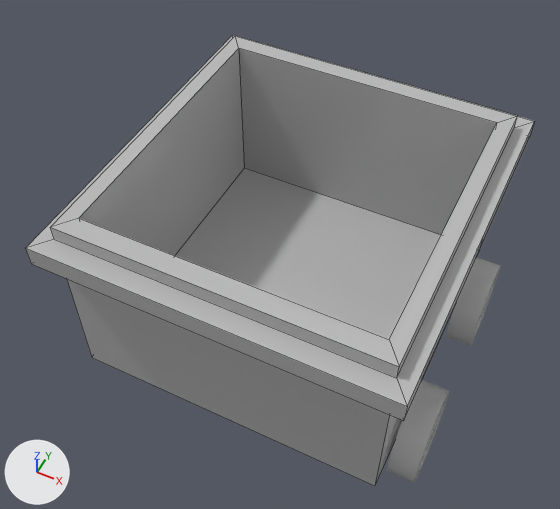
The FBX model GraphicResource/Tank/Cart Animation/968_Cart_Move.fbx: old version first, new version second.
Both versions are drawn from a camera (50 mm lens) standing at (341.0, -746.0, 1116.0) and looking at (-13.0, -39.0, 232.0). Arrows for +X, +Y and +Z are at lower left; the lights stay in place. Mesh edges are drawn as thin lines on the coarser meshes.

Script lines for the objects in view, before the commit:
```python
me_mesh = bpy.data.meshes.new('Mesh')
me_mesh.from_pydata(...)  # 32 vertices, 30 faces; spans x -266.0..266.0, y -281.0..281.0, z 83.0..383.0
me_mesh.materials.append(mat_23___default)  # grey #bcbcbc
me_mesh_001 = bpy.data.meshes.new('Mesh.001')
me_mesh_001.from_pydata(...)  # 512 vertices, 1016 faces; spans x -289.0..289.0, y -73.0..73.0, z -73.0..73.0
me_mesh_001.materials.append(mat_23___default)  # grey #bcbcbc
me_mesh_002 = bpy.data.meshes.new('Mesh.002')
me_mesh_002.from_pydata(...)  # 512 vertices, 1016 faces; spans x -289.0..289.0, y -73.0..73.0, z -73.0..73.0
me_mesh_002.materials.append(mat_23___default)  # grey #bcbcbc
ob_bwheel = bpy.data.objects.new('BWheel', me_mesh_002)
ob_bwheel.parent = ob_cart
ob_bwheel.location = (0.0, -137.3, 76.61)
ob_cart = bpy.data.objects.new('Cart', me_mesh)
ob_cart.location = (0.0, 0.0, 0.0)
ob_fwheel = bpy.data.objects.new('FWheel', me_mesh_001)
ob_fwheel.parent = ob_cart
ob_fwheel.location = (0.0, 137.3, 76.61)
```
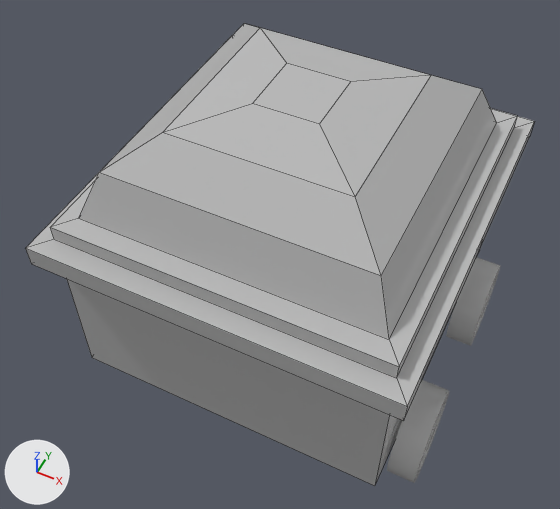
Where the change shows, as pixel boxes (x1, y1, x2, y2) in the pictures (560 x 509 px):
'Cart', reshaped: before (26, 35, 534, 486); after (26, 23, 534, 486)
part 1 of me_mesh, built on: before (79, 48, 497, 339); after (79, 23, 497, 339)

Patch to the scene script:
```diff
--- a/GraphicResource/Tank/Cart Animation/968_Cart_Move.fbx.py
+++ b/GraphicResource/Tank/Cart Animation/968_Cart_Move.fbx.py
@@ me_mesh @@
 # used by ob_cart; location = (0.0, 0.0, 0.0)
-me_mesh.from_pydata(...)  # 32 vertices, 30 faces; spans x -266.0..266.0, y -281.0..281.0, z 83.0..383.0
+me_mesh.from_pydata(...)  # 40 vertices, 38 faces; spans x -266.0..266.0, y -281.0..281.0, z 83.0..512.0
+# me_mesh part 1
+# 4 vertices are removed from x -219.0..219.0, y -221.0..221.0, z 118.0
+# 5 faces are deleted
+# 12 vertices are added at x -191.0..191.0, y -193.0..193.0, z 453.0..512.0
+# 13 new faces join them
 me_mesh.materials.append(mat_23___default)
```
